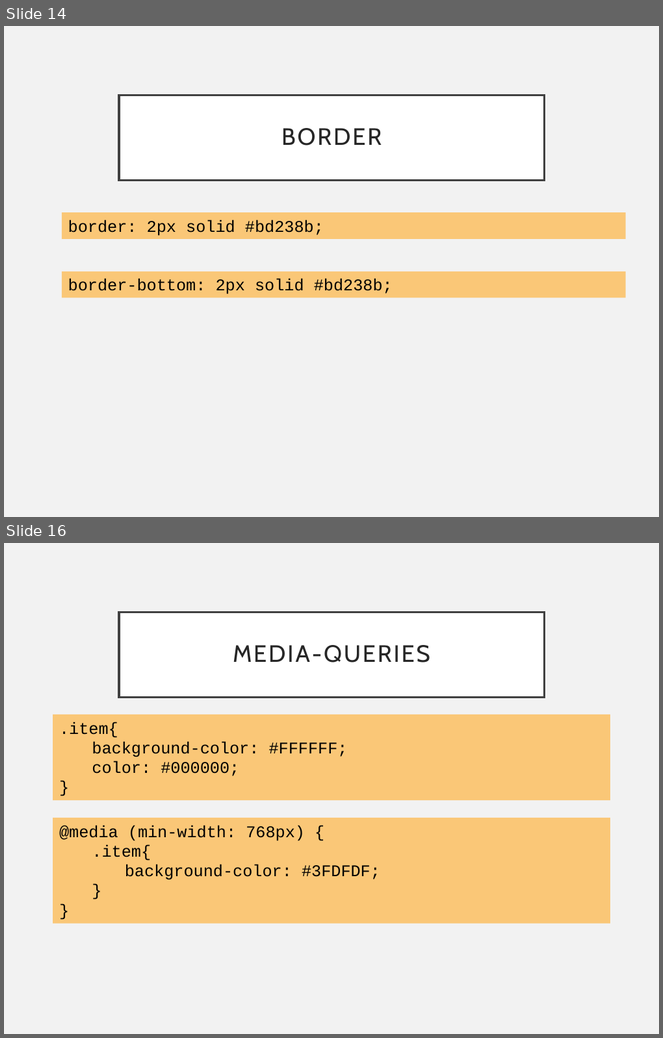
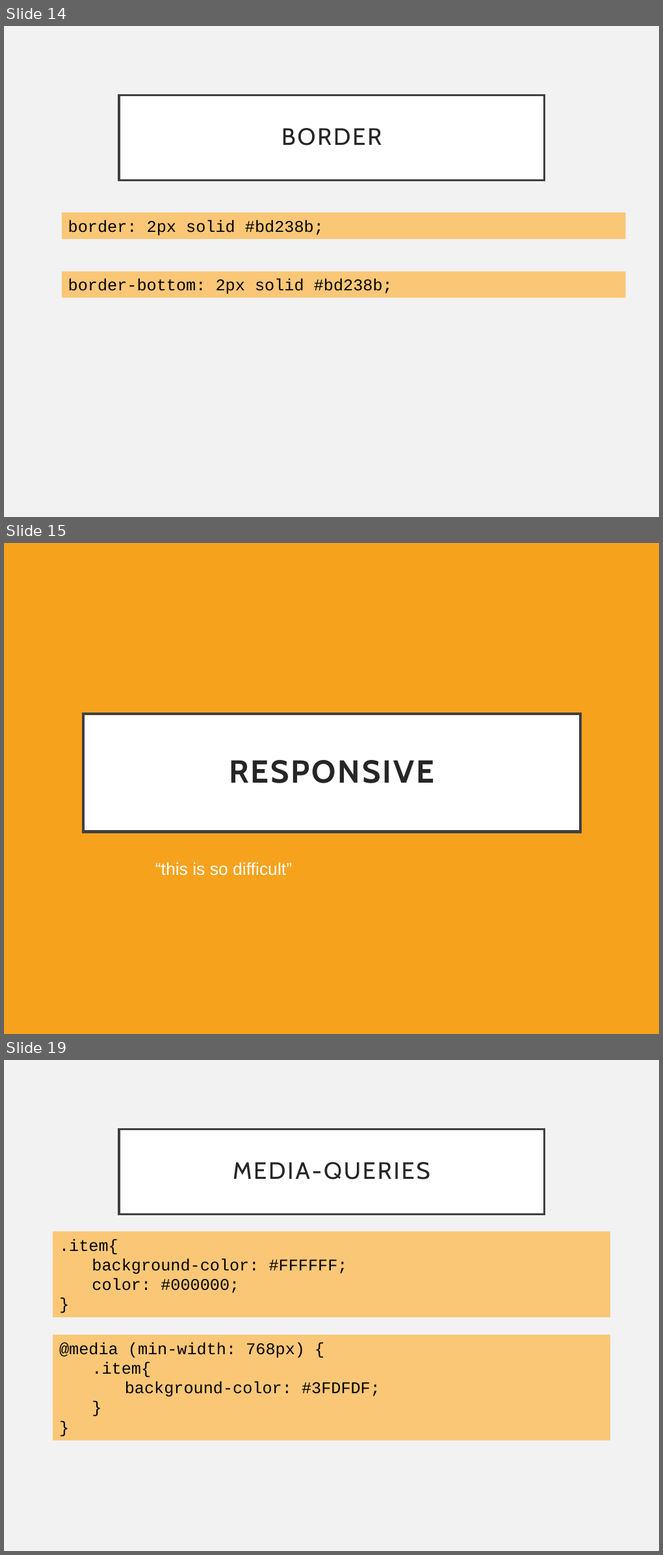
Before and after one commit to katholiek-onderwijs-vlaanderen/cssworkshop, a slide deck: presentation.pptx. Shown one above the other, each under a label of ours: slides 14 and 16 before the commit, slides 14, 15 and 19 after it; the slides between them are not shown. The pictures are 663x1038 and 663x1555 pixels, drawn with LibreOffice and Linux fonts; fonts in the diff are those of the drawing. Boxes give left, top, right and bottom in pixels: in the first picture for what was removed or moved away, otherwise in the second. Text is boxed around its words. In the diff, an @@ line names an element or a change of style, - is before the commit and + after.

```diff
--- a/presentation.pptx
+++ b/presentation.pptx
@@ slide 15 added at [4, 543, 659, 1034], background #F6A21D @@
@@ title added at [83, 714, 581, 832], fill #FFFFFF, outline #404040 3 pt, 35 pt, text #262626, bold @@
+RESPONSIVE
@@ text added at [155, 862, 292, 876], 19 pt, text #FFFFFF @@
+“this is so difficult”
@@ what was slide 16 is now slide 19 @@
```
Also in this commit, not shown: 3 slides changed, 4 other slides added, 1 slide removed, 1 other file.
